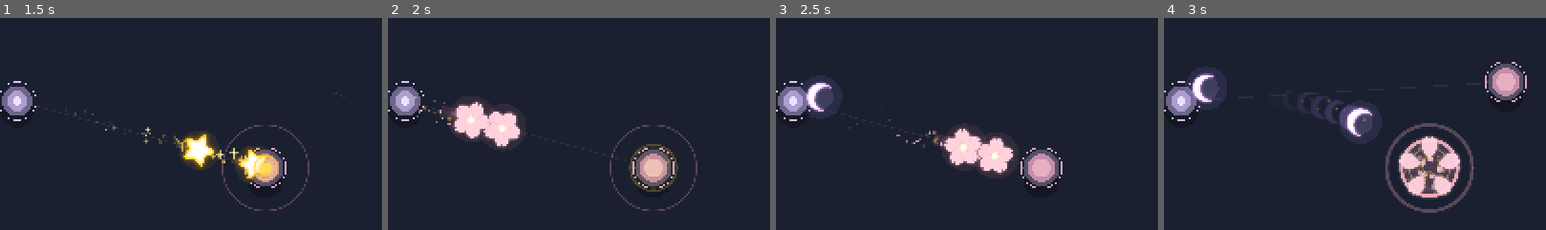
Above: before the commit, frames 1-4 (left to right).
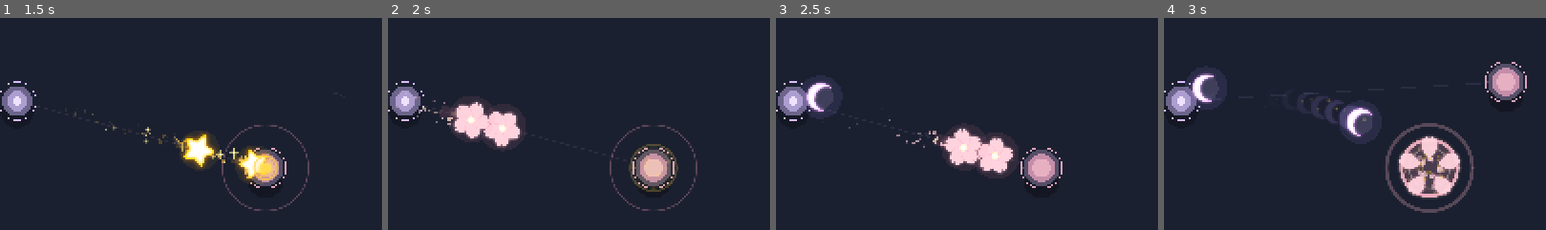
Above: after the commit, the same moments.

Repository: LittleEvasn/Test-Room
Game: Godot game, scene res://scenes/main.tscn
Same seed, same stepped clock (60 frames per second), same inputs: the game is played once before the commit and once after it.
Inputs (mouse positions are % of the whole screen's width and height, from its top left):
- Up to frame 1 (1.5 s): tap Enter at 0.5 s; move the mouse to (45, 70) at 0.52 s; hold Up from 0.53 s (still down); tap 1 at 0.6 s; click (45, 70) at 0.67 s; tap Space at 0.77 s; move the mouse to (80, 65) at 1.27 s; tap 2 at 1.35 s
- Up to frame 2 (2 s): keep holding Up; tap Space at 1.52 s
- Up to frame 3 (2.5 s): move the mouse to (20, 34) at 2.02 s; release Up at 2.03 s; hold Down from 2.03 s (still down); tap 3 at 2.1 s
- Up to frame 4 (3 s): keep holding Down; move the mouse to (55, 49) at 2.77 s; tap Q at 2.85 s; click (55, 49) at 2.92 s
The pictures show only the part of the screen within x 10-60%, y 34-84%; the shares and areas given below are measured in that part.

Frame 1 is identical in both runs. In frame 2, less than 0.1% of the frame differs, in the area x 2-17%, y 39-49%; in frame 3, 0.1%, in the area x 19-54%, y 47-66%; in frame 4, nothing differs.

Commit message:
Give flower bomb separate petal pollen and diamond particles

Diff:
--- a/scripts/bloom_bomb.gd
+++ b/scripts/bloom_bomb.gd
@@ -6,7 +6,6 @@
 
 const CORE_TEXTURE: Texture2D = preload("res://assets/꽃탄.png")
 const PETAL_TEXTURE: Texture2D = preload("res://assets/꽃.png")
-const SPARK_TEXTURE: Texture2D = preload("res://assets/spark.png")
 const SPEED := 455.0
 const MAX_LIFETIME := 2.6
 const CORE_DIAMETER := 84.0
@@ -46,14 +45,15 @@
     while emission_carry >= 1.0 and motes.size() < MAX_PARTICLES:
         emission_carry -= 1.0
         var life := randf_range(0.24, 0.62)
-        var petal := randf() < 0.55
+        var roll := randf()
+        var kind := 0 if roll < 0.52 else (1 if roll < 0.83 else 2)
         motes.append({
-            "petal": petal,
+            "kind": kind,
             "pos": global_position - heading * randf_range(14.0, 37.0) + heading.orthogonal() * randf_range(-17.0, 17.0),
             "vel": -heading * randf_range(25.0, 75.0) + heading.orthogonal() * randf_range(-60.0, 60.0),
             "life": life,
             "total": life,
-            "size": randf_range(13.0, 23.0) if petal else randf_range(3.0, 8.0),
+            "size": randf_range(13.0, 24.0) if kind == 0 else randf_range(4.0, 9.0),
             "angle": randf_range(0.0, TAU),
             "spin": randf_range(-5.0, 5.0)
         })
@@ -78,12 +78,17 @@
         var fade := clampf(float(mote["life"]) / float(mote["total"]), 0.0, 1.0)
         var local_pos := to_local(Vector2(mote["pos"]))
         var size := float(mote["size"]) * (0.35 + fade * 0.65)
-        if bool(mote["petal"]):
-            draw_set_transform(local_pos, float(mote["angle"]), Vector2.ONE)
-            draw_texture_rect(PETAL_TEXTURE, Rect2(Vector2(-size * 0.5, -size * 0.5), Vector2(size, size)), false, Color(1.0, 1.0, 1.0, fade * 0.87))
-            draw_set_transform(Vector2.ZERO, 0.0, Vector2.ONE)
-        else:
-            draw_texture_rect(SPARK_TEXTURE, Rect2(local_pos - Vector2.ONE * size, Vector2.ONE * size * 2.0), false, Color(1.0, 0.90, 0.72, fade * 0.83))
+        match int(mote["kind"]):
+            0:
+                draw_set_transform(local_pos, float(mote["angle"]), Vector2.ONE)
+                draw_texture_rect(PETAL_TEXTURE, Rect2(-Vector2.ONE * size * 0.5, Vector2.ONE * size), false, Color(1.0, 1.0, 1.0, fade * 0.90))
+                draw_set_transform(Vector2.ZERO, 0.0, Vector2.ONE)
+            1:
+                draw_circle(local_pos, size * 0.64, Color(1.0, 0.61, 0.75, fade * 0.16))
+                draw_circle(local_pos, size * 0.31, Color(1.0, 0.78, 0.84, fade * 0.76))
+                draw_circle(local_pos, size * 0.13, Color(1.0, 0.98, 0.85, fade * 0.95))
+            2:
+                _draw_diamond(local_pos, size * 0.88, float(mote["angle"]), Color(1.0, 0.86, 0.77, fade * 0.86))
 
     draw_circle(Vector2.ZERO, 49.0, Color(1.0, 0.55, 0.65, 0.095))
     draw_circle(Vector2.ZERO, 30.0, Color(1.0, 0.92, 0.76, 0.055))
@@ -92,3 +97,15 @@
     draw_set_transform(Vector2.ZERO, elapsed * 1.45, Vector2.ONE)
     draw_texture_rect(CORE_TEXTURE, Rect2(-Vector2.ONE * diameter * 0.5, Vector2.ONE * diameter), false)
     draw_set_transform(Vector2.ZERO, 0.0, Vector2.ONE)
+
+func _draw_diamond(at: Vector2, radius: float, angle: float, tint: Color) -> void:
+    var polygon := PackedVector2Array([
+        Vector2(0.0, -radius * 1.35),
+        Vector2(radius * 0.62, 0.0),
+        Vector2(0.0, radius * 1.35),
+        Vector2(-radius * 0.62, 0.0)
+    ])
+    for i in polygon.size():
+        polygon[i] = at + polygon[i].rotated(angle)
+    draw_colored_polygon(polygon, tint)
+    draw_circle(at, radius * 0.15, Color(1.0, 1.0, 0.95, tint.a))
